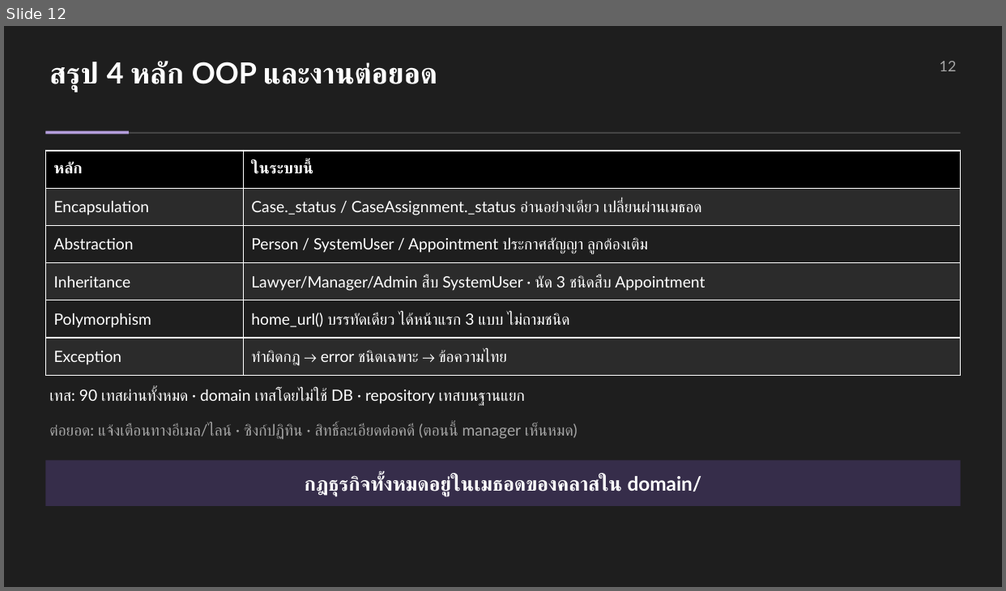
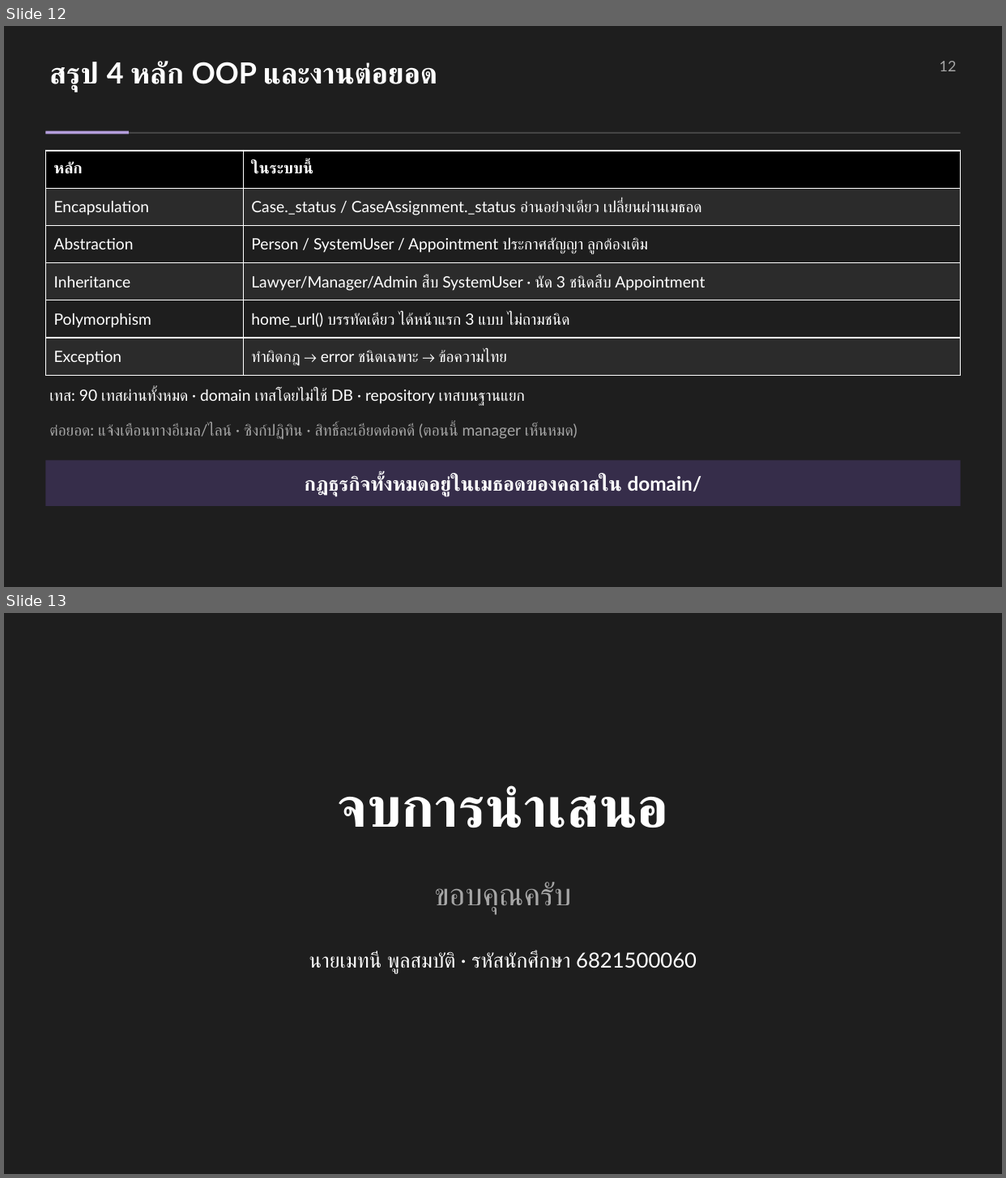
Before and after one commit to Maythane/Law-Firm-Project, a slide deck: docs/slides/LawFirm_Presentation.pptx. Shown one above the other, each under a label of ours: slide 12 before the commit, slides 12 and 13 after it. The pictures are 1006x591 and 1006x1178 pixels, drawn with LibreOffice and Linux fonts; fonts in the diff are those of the drawing. Boxes give left, top, right and bottom in pixels: in the first picture for what was removed or moved away, otherwise in the second. Text is boxed around its words. In the diff, an @@ line names an element or a change of style, - is before the commit and + after.

```diff
--- a/docs/slides/LawFirm_Presentation.pptx
+++ b/docs/slides/LawFirm_Presentation.pptx
@@ slide 13 added at (4,613,1002,1174), background #1E1E1E @@
@@ text added at (337,786,669,828), 54 pt, text #FFFFFF, bold @@
+จบการนำเสนอ
@@ text added at (434,882,571,914), 30 pt, text #A6A6A6 @@
+ขอบคุณครับ
@@ text added at (309,952,697,974), 20 pt, text #FFFFFF @@
+นายเมทนี พูลสมบัติ · รหัสนักศึกษา 6821500060
```
Also in this commit, not shown: 5 other files.
